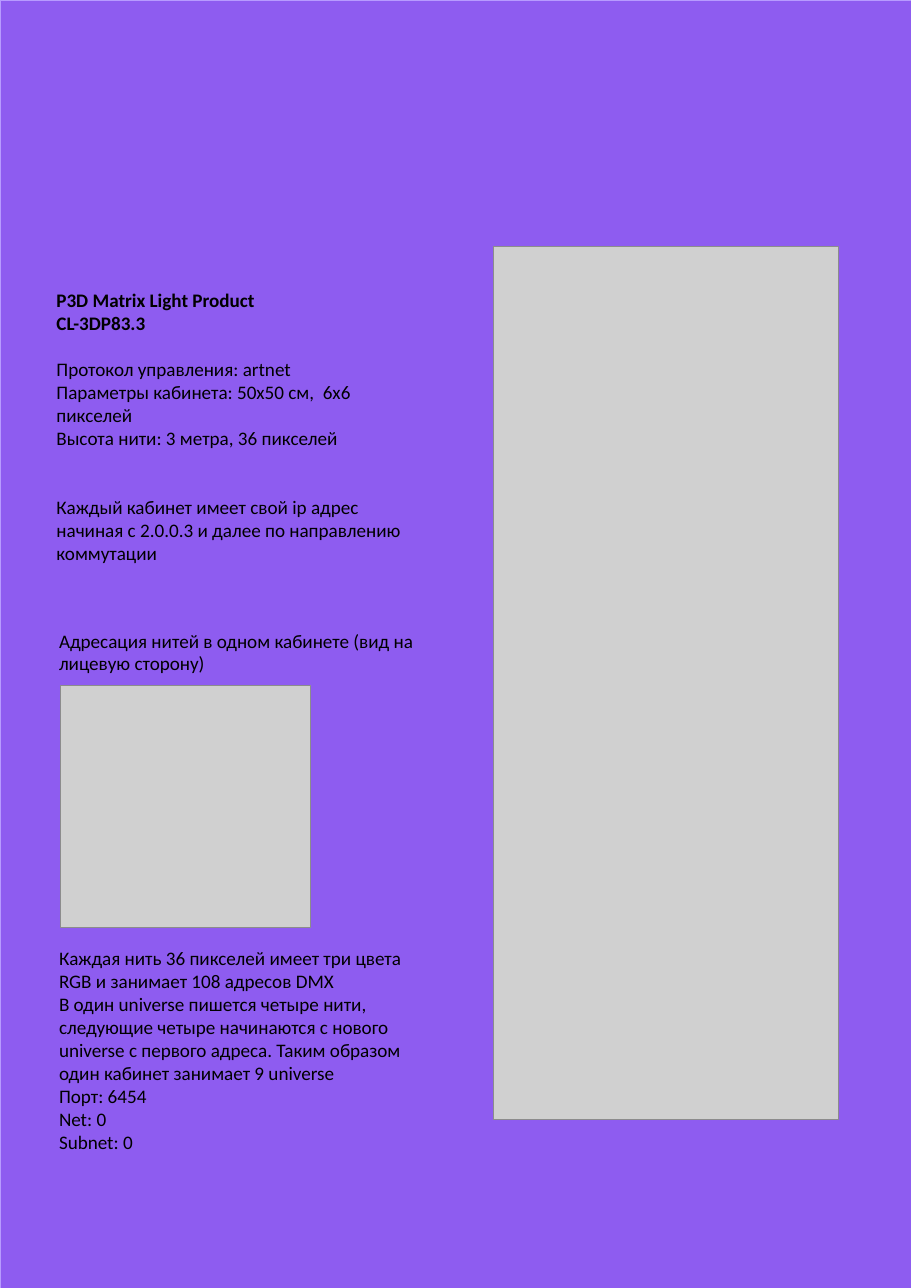
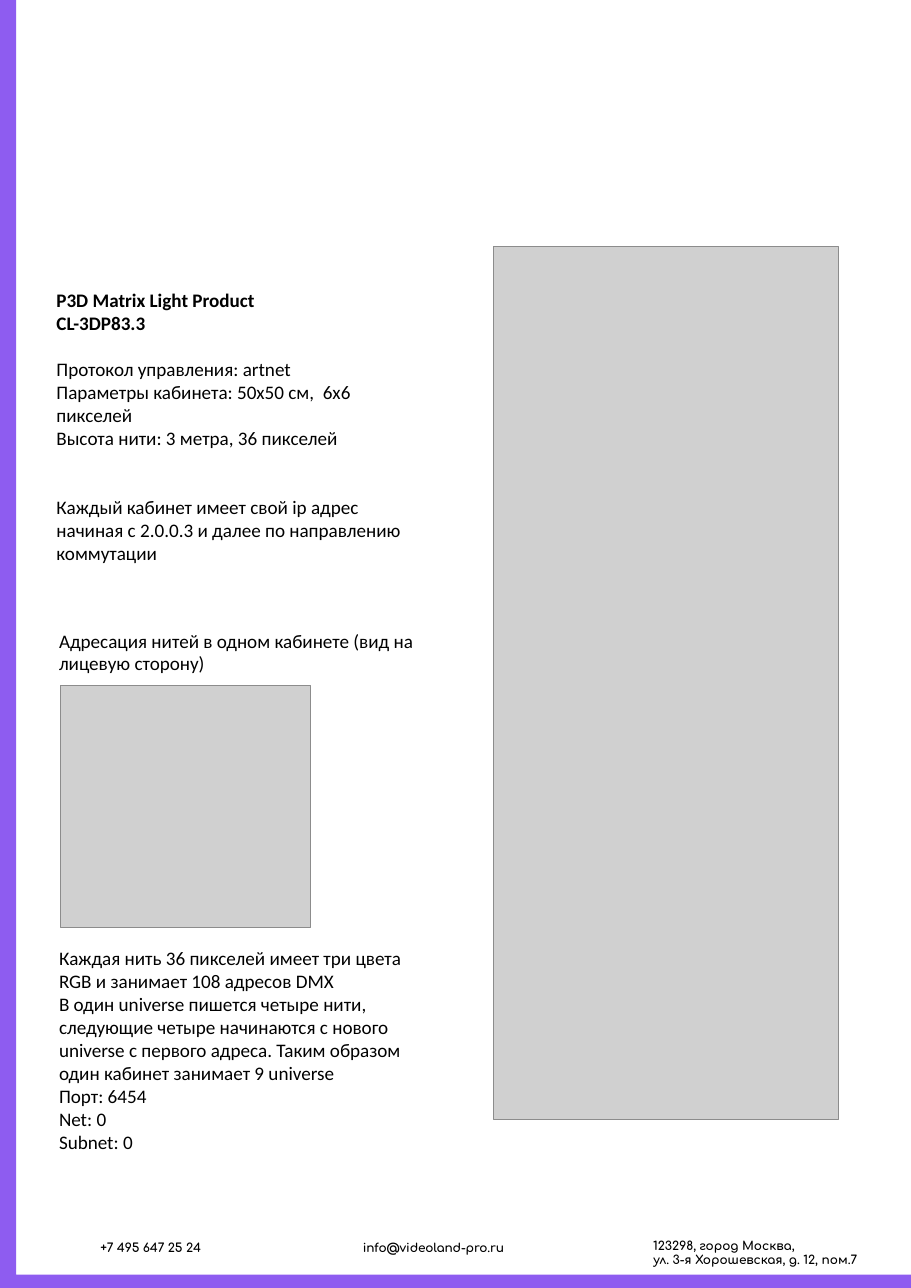
Before and after one commit to slavahoh1976-ops/-tz, a slide deck: slide 1 of src/web-src/templates/Vol3.pptx. Drawn at 911x1288 pixels with LibreOffice and Linux fonts; fonts in the diff are those of the drawing; grey boxes stand for pictures; background and template pictures are left out. Boxes give left, top, right and bottom in pixels: in the first picture for what was removed or moved away, otherwise in the second. Text is boxed around its words. In the diff, an @@ line names an element or a change of style, - is before the commit and + after.

```diff
--- a/src/web-src/templates/Vol3.pptx
+++ b/src/web-src/templates/Vol3.pptx
@@ rectangle removed at box(0, 0, 911, 1288) @@
@@ freeform shape added at box(0, 0, 911, 1288), fill #8E5CF0 @@
@@ text added at box(100, 1242, 201, 1252), 8 pt, text #000000, bold @@
++7 495 647 25 24
@@ text added at box(363, 1242, 504, 1255), 8 pt, text #000000, bold @@
+info@videoland-pro.ru
@@ text added at box(653, 1240, 795, 1253), 7.9 pt, text #000000, bold @@
+123298, город Москва,
@@ text added at box(653, 1250, 858, 1267), 7.9 pt, text #000000, bold @@
+ул. 3-я Хорошевская, д. 12, пом.7
```
Also in this commit, not shown: 1 slide added, 1 slide removed, 58 other files.
